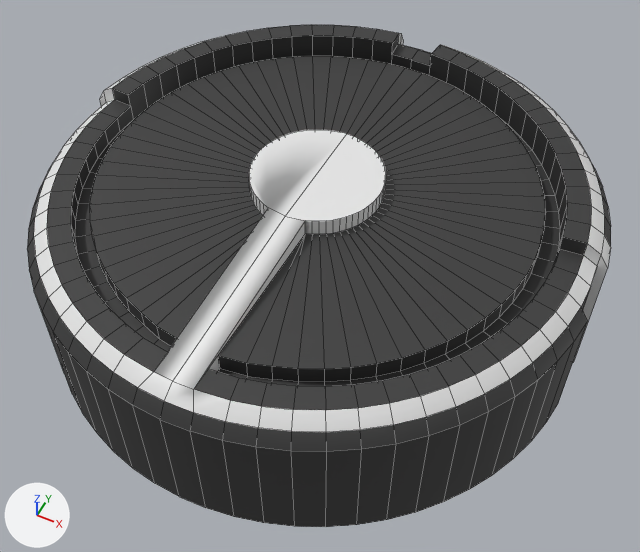
The FBX model Assets/Art/Models/bubbla.fbx as it was, and as the next commit left it.
Rendered twice from a 50 mm camera at (1.029, -2.037, 2.625) aimed at (0.059, -0.097, 0.201). Arrows for +X, +Y and +Z are at lower left; the lights stay in place. Mesh edges are drawn as thin lines.
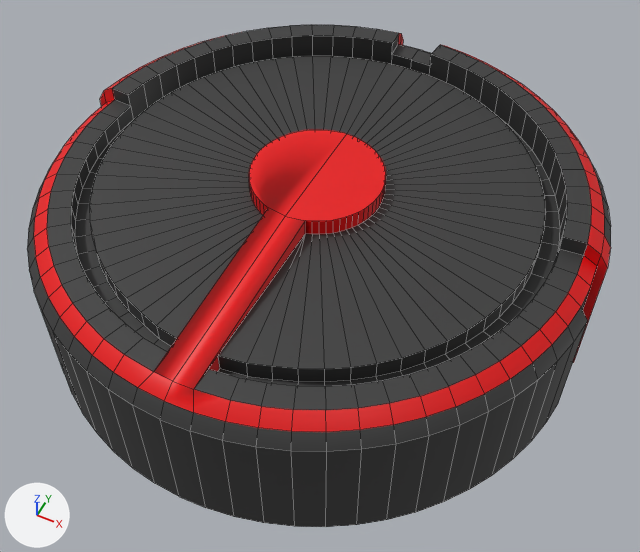
What differs and where, as boxes (x1, y1, x2, y2) in the pictures (640 x 552 px):
'Cylinder', recoloured (white to red): (31, 33, 611, 436) in both

Diff of the bpy script that builds the scene:
```diff
--- a/Assets/Art/Models/bubbla.fbx.py
+++ b/Assets/Art/Models/bubbla.fbx.py
@@ mat_bubblacolor @@
 mat_bubblacolor = principled_material('BubblaColor')
-mat_bubblacolor.base_color = (0.8, 0.8, 0.8)  # white #e7e7e7
+mat_bubblacolor.base_color = (0.8, 0.0, 0.00128)  # red #e70004
```
